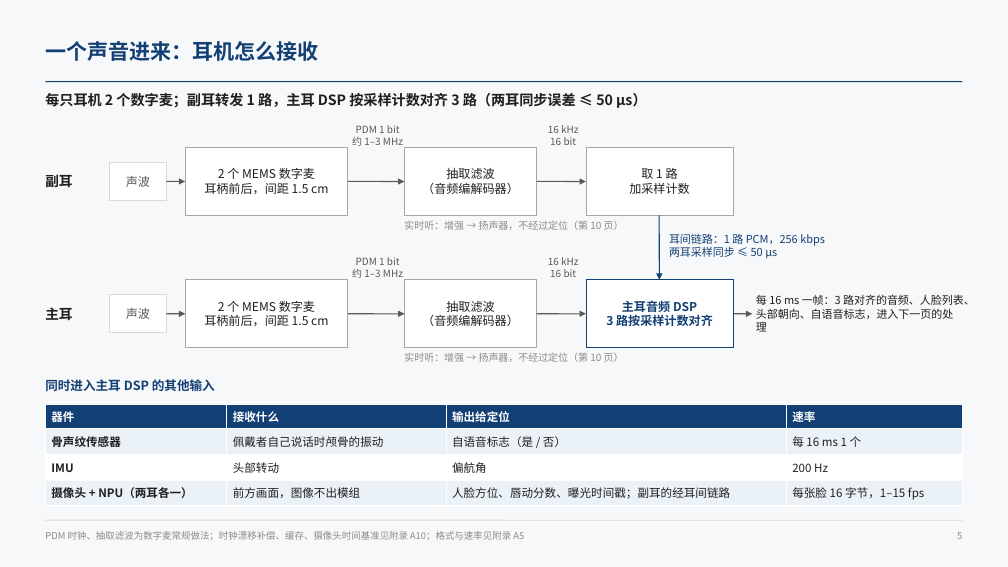
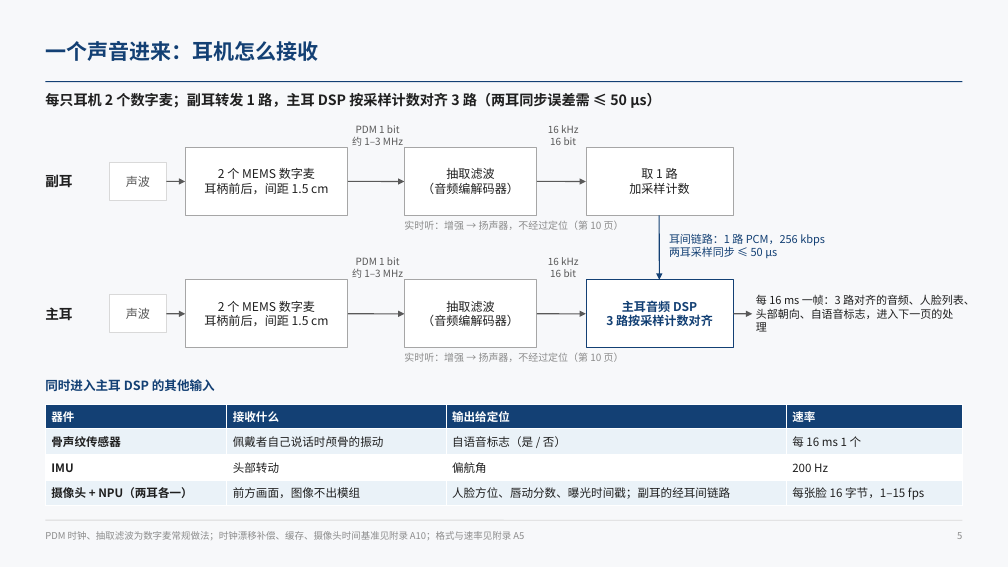
Before and after one commit to ZeroFoxxi/ssl-scene1, a slide deck: slide 5 of 02_耳机声源定位/耳机摄像头听觉辅助_整体设计方案.pptx. Drawn at 1008x567 pixels with LibreOffice and Linux fonts; fonts in the diff are those of the drawing. Boxes give left, top, right and bottom in pixels: in the first picture for what was removed or moved away, otherwise in the second. Text is boxed around its words. In the diff, an @@ line names an element or a change of style, - is before the commit and + after.

```diff
--- a/02_耳机声源定位/耳机摄像头听觉辅助_整体设计方案.pptx
+++ b/02_耳机声源定位/耳机摄像头听觉辅助_整体设计方案.pptx
@@ text at <box>45,93,661,108</box>: text changed @@
-每只耳机 2 个数字麦；副耳转发 1 路，主耳 DSP 按采样计数对齐 3 路（两耳同步误差 ≤ 50 µs）
+每只耳机 2 个数字麦；副耳转发 1 路，主耳 DSP 按采样计数对齐 3 路（两耳同步误差需 ≤ 50 µs）
```
Also in this commit, not shown: 7 other slides changed, 5 other files.
